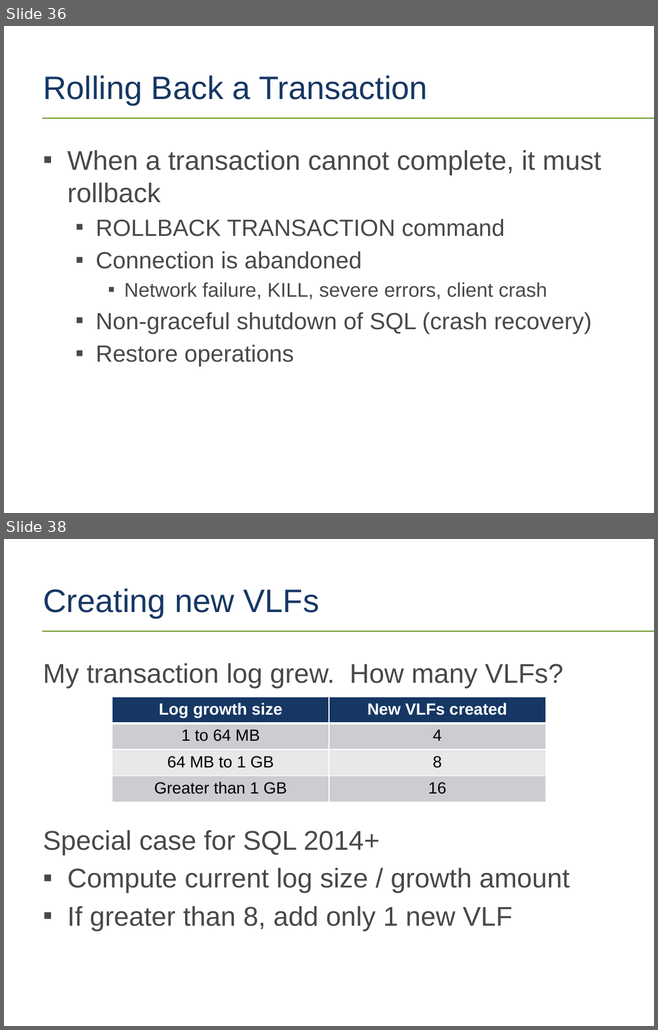
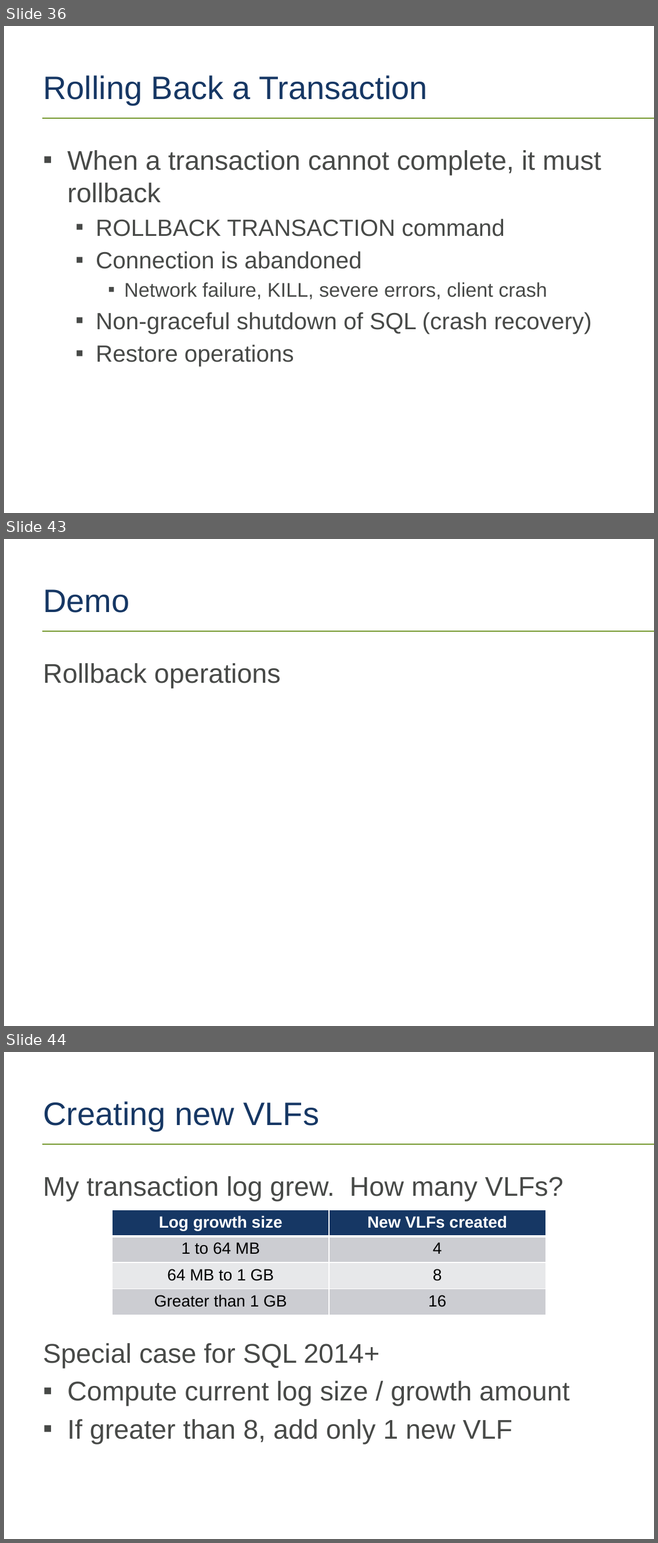
Before and after one commit to tf3604/LogFilePresentation, a slide deck: TransactionLog.pptx. Shown one above the other, each under a label of ours: slides 36 and 38 before the commit, slides 36, 43 and 44 after it; the slides between them are not shown. The pictures are 658x1030 and 658x1543 pixels, drawn with LibreOffice and Linux fonts; fonts in the diff are those of the drawing; background and template pictures are left out. Boxes give left, top, right and bottom in pixels: in the first picture for what was removed or moved away, otherwise in the second. Text is boxed around its words. In the diff, an @@ line names an element or a change of style, - is before the commit and + after.

Commit message:
Rollbacks.

```diff
--- a/TransactionLog.pptx
+++ b/TransactionLog.pptx
@@ slide 43 added at <box>4,539,654,1026</box>, background #FFFFFF; not listed: 1 template element that a slide beside it also shows @@
@@ title added at <box>43,589,129,613</box>, 36 pt, text #163764 @@
+Demo
@@ text added at <box>43,663,281,688</box>, 30 pt, text #474947 @@
+Rollback operations
@@ what was slide 38 is now slide 44 @@
```
Also in this commit, not shown: 1 slide changed, 5 other slides added, 1 other file.
